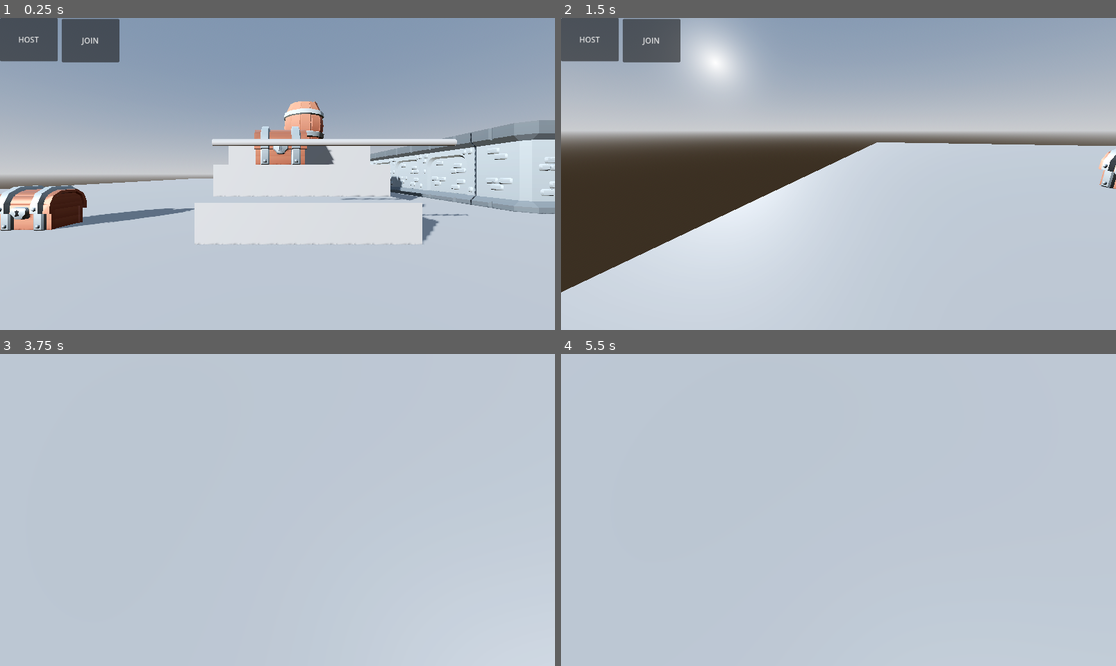
Above: before the commit, frames 1-4 (two rows, left to right).
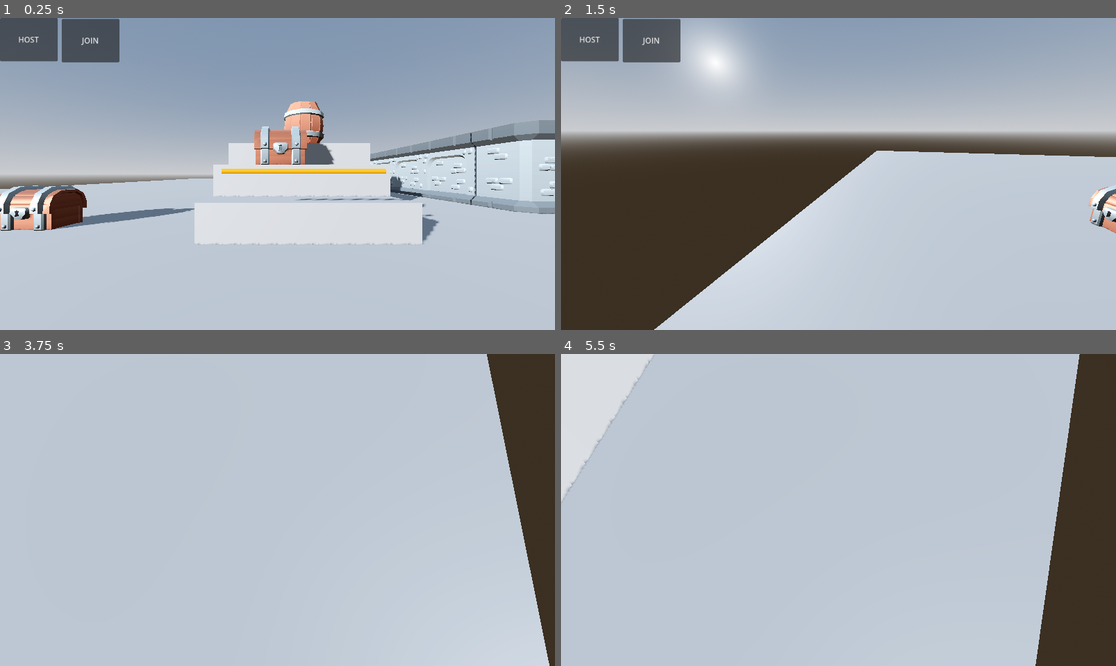
Above: after the commit, the same moments.

Repository: Sarvesh-222/ESCAPE_SFIT
Game: Godot game, scene res://Scenes/main.tscn
Same seed, same stepped clock (60 frames per second), same inputs: the game is played once before the commit and once after it.
Inputs (mouse positions are in pixels of both pictures, inside the frame that each line leads up to):
- Up to frame 1 (0.25 s): no input
- Up to frame 2 (1.5 s): tap Enter (ui_accept) at 0.5, 0.77 s; move the mouse to (960, 158) at 0.52 s; hold Right (ui_right) 0.53-1.28 s; hold P 0.53-1.28 s; click (960, 158) at 0.67 s; move the mouse to (810, 174) at 1.27 s; hold Up (ui_up) from 1.28 s (still down); tap P at 1.35 s
- Up to frame 3 (3.75 s): tap Enter (ui_accept) at 1.52, 3.5 s; move the mouse to (288, 503) at 2.02 s; hold P 2.03-2.75 s; release Up (ui_up) at 2.75 s; click "HOST" at 2.75 s; move the mouse to (271, 516) at 3.52 s; hold Up (ui_up) from 3.53 s (still down); tap P at 3.6 s; click (271, 516) at 3.67 s
- Up to frame 4 (5.5 s): keep holding Up (ui_up); tap Enter (ui_accept) at 3.77, 4.52, 5, 5.27 s; move the mouse to (877, 513) at 4.27 s; hold P 4.28-5.03 s; move the mouse to (794, 506) at 5.02 s; tap P at 5.1 s

The runs differ from the first frame. In frame 1, 1.5% of the frame differs, in the area x 38-85%, y 38-64%; in frame 2, 11%; in frame 3, 6.6%; in frame 4, 14%, in the area x 0-100%, y 0-100%.
Error in both runs: Cannot call method 'queue_free' on a null value. (res://Scripts/main.gd:30)

Commit message:
Updated Laser Beam

Diff:
--- a/Scenes/LaserGame/laser_beam.tscn
+++ /dev/null
@@ -1,15 +0,0 @@
-[gd_scene load_steps=3 format=3 uid="uid://bfb5lvdqii8s4"]
-
-[ext_resource type="Script" uid="uid://d01eqv52xow1h" path="res://Scripts/LaserGameScripts/laser_beam.gd" id="1_tugql"]
-
-[sub_resource type="CylinderShape3D" id="CylinderShape3D_7l4ys"]
-
-[node name="LaserBeam" type="StaticBody3D"]
-script = ExtResource("1_tugql")
-
-[node name="CSGCylinder3D" type="CSGCylinder3D" parent="."]
-transform = Transform3D(-4.37114e-09, -1.722, 0, 0.1, -7.5271e-08, 0, 0, 0, 0.1, 0, 0, 0)
-
-[node name="CollisionShape3D" type="CollisionShape3D" parent="."]
-transform = Transform3D(-4.37114e-09, -1.722, 0, 0.1, -7.5271e-08, 0, 0, 0, 0.1, 0, 0, 0)
-shape = SubResource("CylinderShape3D_7l4ys")
--- /dev/null
+++ b/Scenes/LaserGame/laser_beam_new.tscn
@@ -0,0 +1,23 @@
+[gd_scene load_steps=5 format=3 uid="uid://dpu48vnj1tw1"]
+
+[ext_resource type="Script" uid="uid://qccugj0poihp" path="res://Scripts/LaserGameScripts/laser_beam_new.gd" id="1_68xc1"]
+
+[sub_resource type="CylinderMesh" id="CylinderMesh_68xc1"]
+
+[sub_resource type="StandardMaterial3D" id="StandardMaterial3D_68xc1"]
+albedo_color = Color(0.733129, 0.469923, 0, 1)
+
+[sub_resource type="CylinderShape3D" id="CylinderShape3D_itbed"]
+
+[node name="laserBeamNew" type="Area3D"]
+transform = Transform3D(-4.37114e-09, -1.564, 0, 0.1, -6.83646e-08, 0, 0, 0, 0.1, 0, 0, 0)
+script = ExtResource("1_68xc1")
+
+[node name="MeshInstance3D" type="MeshInstance3D" parent="."]
+mesh = SubResource("CylinderMesh_68xc1")
+surface_material_override/0 = SubResource("StandardMaterial3D_68xc1")
+
+[node name="CollisionShape3D" type="CollisionShape3D" parent="."]
+shape = SubResource("CylinderShape3D_itbed")
+
+[connection signal="body_entered" from="." to="." method="_on_body_entered"]
--- a/Scenes/main.tscn
+++ b/Scenes/main.tscn
@@ -2,12 +2,12 @@
 
 [ext_resource type="Script" uid="uid://407lxle4oi8u" path="res://Scripts/main.gd" id="1_6bp64"]
 [ext_resource type="PackedScene" uid="uid://bs72ogkvdd7d6" path="res://Addons/brackeys-proto-controller-main/proto_controller/proto_controller.tscn" id="1_jjgbg"]
-[ext_resource type="PackedScene" uid="uid://ctggg68wmbhf5" path="res://Scenes/barrel.tscn" id="3_8gbba"]
-[ext_resource type="PackedScene" uid="uid://bx1n0poc6crwj" path="res://Scenes/chest.tscn" id="3_jjvhh"]
-[ext_resource type="PackedScene" uid="uid://c6pjq0knegrw8" path="res://Scenes/wall_corner_2.tscn" id="4_21xkr"]
-[ext_resource type="PackedScene" uid="uid://b8ubeojf3iuwa" path="res://Scenes/wall_arched_2.tscn" id="5_6bp64"]
-[ext_resource type="PackedScene" uid="uid://bnprfbw5w86kp" path="res://Scenes/wall_shelved.tscn" id="6_344ge"]
-[ext_resource type="PackedScene" uid="uid://bfb5lvdqii8s4" path="res://Scenes/LaserGame/laser_beam.tscn" id="8_344ge"]
+[ext_resource type="PackedScene" uid="uid://ctggg68wmbhf5" path="res://Scenes/extras/barrel.tscn" id="3_8gbba"]
+[ext_resource type="PackedScene" uid="uid://bx1n0poc6crwj" path="res://Scenes/extras/chest.tscn" id="3_jjvhh"]
+[ext_resource type="PackedScene" uid="uid://c6pjq0knegrw8" path="res://Scenes/extras/wall_corner_2.tscn" id="4_21xkr"]
+[ext_resource type="PackedScene" uid="uid://b8ubeojf3iuwa" path="res://Scenes/extras/wall_arched_2.tscn" id="5_6bp64"]
+[ext_resource type="PackedScene" uid="uid://bnprfbw5w86kp" path="res://Scenes/extras/wall_shelved.tscn" id="6_344ge"]
+[ext_resource type="PackedScene" uid="uid://dpu48vnj1tw1" path="res://Scenes/LaserGame/laser_beam_new.tscn" id="9_ynf5e"]
 
 [sub_resource type="ProceduralSkyMaterial" id="ProceduralSkyMaterial_7u77a"]
 sky_horizon_color = Color(0.662243, 0.671743, 0.686743, 1)
@@ -168,9 +168,10 @@
 [node name="NewCHEST" parent="." instance=ExtResource("3_jjvhh")]
 transform = Transform3D(1, 0, 0, 0, 1, 0, 0, 0, 1, -14, 2.5, 30.6)
 
-[node name="LaserBeam" parent="." instance=ExtResource("8_344ge")]
-transform = Transform3D(1, 0, 0, 0, 1, 0, 0, 0, 1, -13.3, 1.4, 34.8)
-left_right = true
+[node name="laserBeamNew" parent="." instance=ExtResource("9_ynf5e")]
+transform = Transform3D(-4.37114e-09, -1.564, 0, 0.1, -6.83646e-08, 0, 0, 0, 0.1, -13.6, 1, 33.8)
+collision_layer = 13311
+collision_mask = 13311
 range = 5
 moveSpeed = 5.0
 
--- a/Scripts/LaserGameScripts/laser_beam.gd
+++ b/Scripts/LaserGameScripts/laser_beam_new.gd
@@ -1,4 +1,4 @@
-extends StaticBody3D
+extends Area3D
 var init_positon_y:=0.0
 var init_positon_x:=0.0
 
@@ -57,3 +57,11 @@
 			elif position.x<= init_positon_x-range:
 				isMovingLeft=false
 				init_positon_x=position.x
+
+
+
+
+
+
+func _on_body_entered(body: Node3D) -> void:
+	print(body.name)
Not shown, changed: Addons/brackeys-proto-controller-main/proto_controller/proto_controller.gd
Renamed: Scenes/barrel.tscn -> Scenes/extras/barrel.tscn
Renamed: Scenes/chest.tscn -> Scenes/extras/chest.tscn
Renamed: Scenes/wall_arched_2.tscn -> Scenes/extras/wall_arched_2.tscn
Renamed: Scenes/wall_corner_2.tscn -> Scenes/extras/wall_corner_2.tscn
Renamed: Scenes/wall_shelved.tscn -> Scenes/extras/wall_shelved.tscn
Renamed: Scenes/wall_tsplit.tscn -> Scenes/extras/wall_tsplit.tscn
Not shown, removed: Scripts/LaserGameScripts/laser_beam.gd.uid
Not shown, added: Scripts/LaserGameScripts/laser_beam_new.gd.uid
